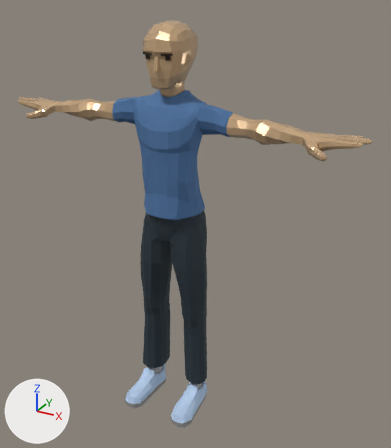
One commit to the glTF model generated/avatar-assets/character-avatarb-premium.glb: the scene before it, then after it.
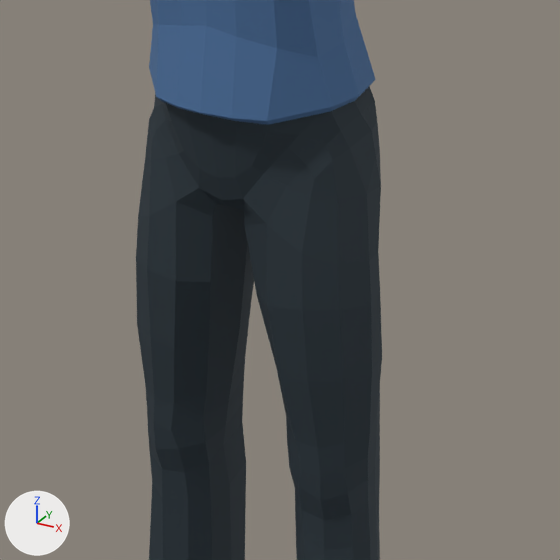
Each version is shown whole from a 50 mm lens placed at (1.185, -2.001, 1.949), pointed at (0.101, -0.03, 0.963), then close up on the part from 27% to 65% of the width and 42% to 76% of the height. Lighting does not change. The marker at lower left points along +X, +Y and +Z. The last two pictures show the newer version. Where no turn or scale is listed for an object, it has been applied to the vertices.

Objects in the first close-up: 'Casual2_Body', 'Casual2_Legs'.
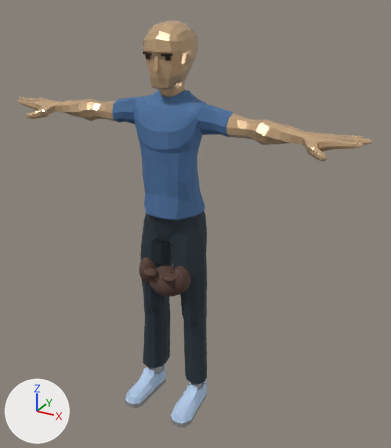
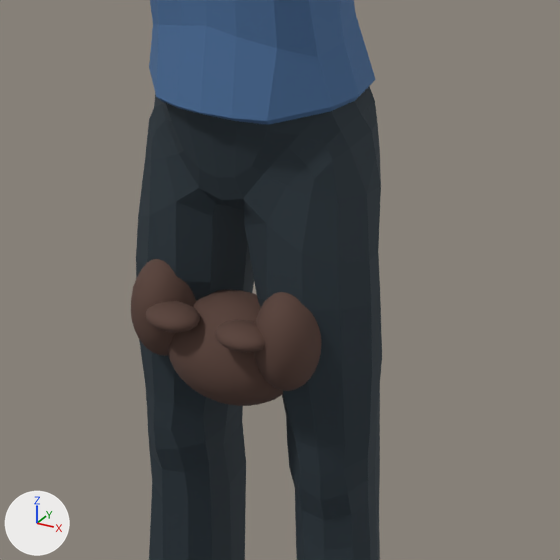
Changed parts and their boxes [x1, y1, x2, y2] in the close-ups (560 x 560 px):
'Beard_chin', added (brown): after [168, 290, 283, 406]
'Beard_cheek_1', added (brown): after [254, 292, 322, 391]
'Beard_cheek_-1', added (brown): after [131, 259, 196, 356]
'Moustache_-1', added (brown): after [146, 301, 200, 333]
'Moustache_1', added (brown): after [215, 320, 265, 353]

What the commit changed:
Material 'Avatar_AvatarB_warm_brown_beard' (mat_avatar_avatarb_warm_brown_beard) is new.
Its base color is (0.0999, 0.0513, 0.0382) (brown #594037).
Its roughness is 0.87.
Mesh me_sphere_004 is new.
It is a UV sphere (20 segments, 12 rings, poles along z) spanning x -0.036..0.036, y -0.0285..0.0285, z -0.0153..0.0153.
It uses material mat_avatar_avatarb_warm_brown_beard (brown #594037).
Mesh me_sphere_002 is new.
It is a UV sphere (20 segments, 12 rings, poles along z) spanning x -0.036..0.036, y -0.0285..0.0285, z -0.0153..0.0153.
It uses material mat_avatar_avatarb_warm_brown_beard (brown #594037).
Mesh me_sphere is new.
It is a UV sphere (24 segments, 16 rings, poles along z) spanning x -0.094..0.095, y -0.072..0.072, z -0.072..0.072.
It uses material mat_avatar_avatarb_warm_brown_beard (brown #594037).
Mesh me_sphere_003 is new.
It is a UV sphere (24 segments, 16 rings, poles along z) spanning x -0.042..0.042, y -0.051..0.051, z -0.0684..0.0684.
It uses material mat_avatar_avatarb_warm_brown_beard (brown #594037).
Mesh me_sphere_001 is new.
It is a UV sphere (24 segments, 16 rings, poles along z) spanning x -0.042..0.042, y -0.051..0.051, z -0.0684..0.0684.
It uses material mat_avatar_avatarb_warm_brown_beard (brown #594037).
Object 'Moustache_1' (ob_moustache_1) is new; it shows me_sphere_004.
Its location is (0.051, -0.181, 0.747).
Object 'Moustache_-1' (ob_moustache__1) is new; it shows me_sphere_002.
Its location is (-0.051, -0.181, 0.747).
Object 'Beard_chin' (ob_beard_chin) is new; it shows me_sphere.
Its location is (0.0, -0.118, 0.686).
Object 'Beard_cheek_1' (ob_beard_cheek_1) is new; it shows me_sphere_003.
Its location is (0.09, -0.138, 0.732).
Object 'Beard_cheek_-1' (ob_beard_cheek__1) is new; it shows me_sphere_001.
Its location is (-0.09, -0.138, 0.732).
